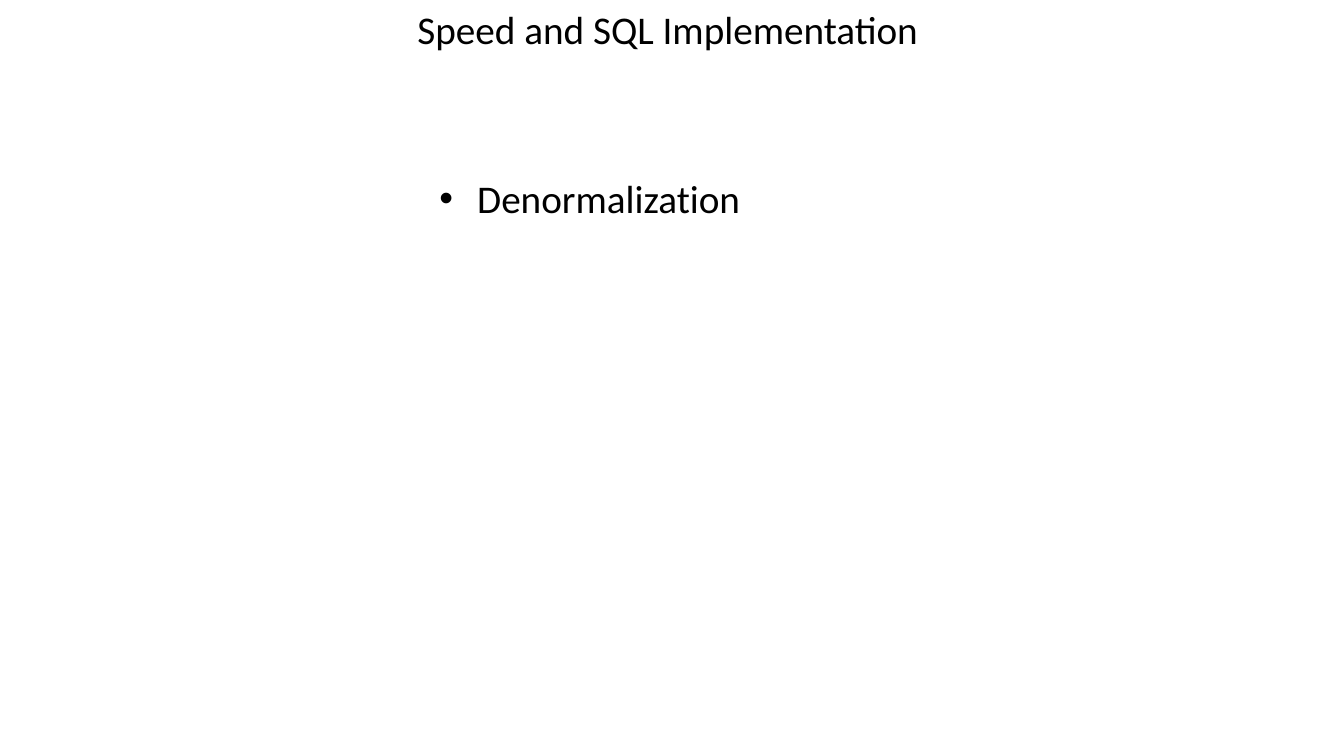
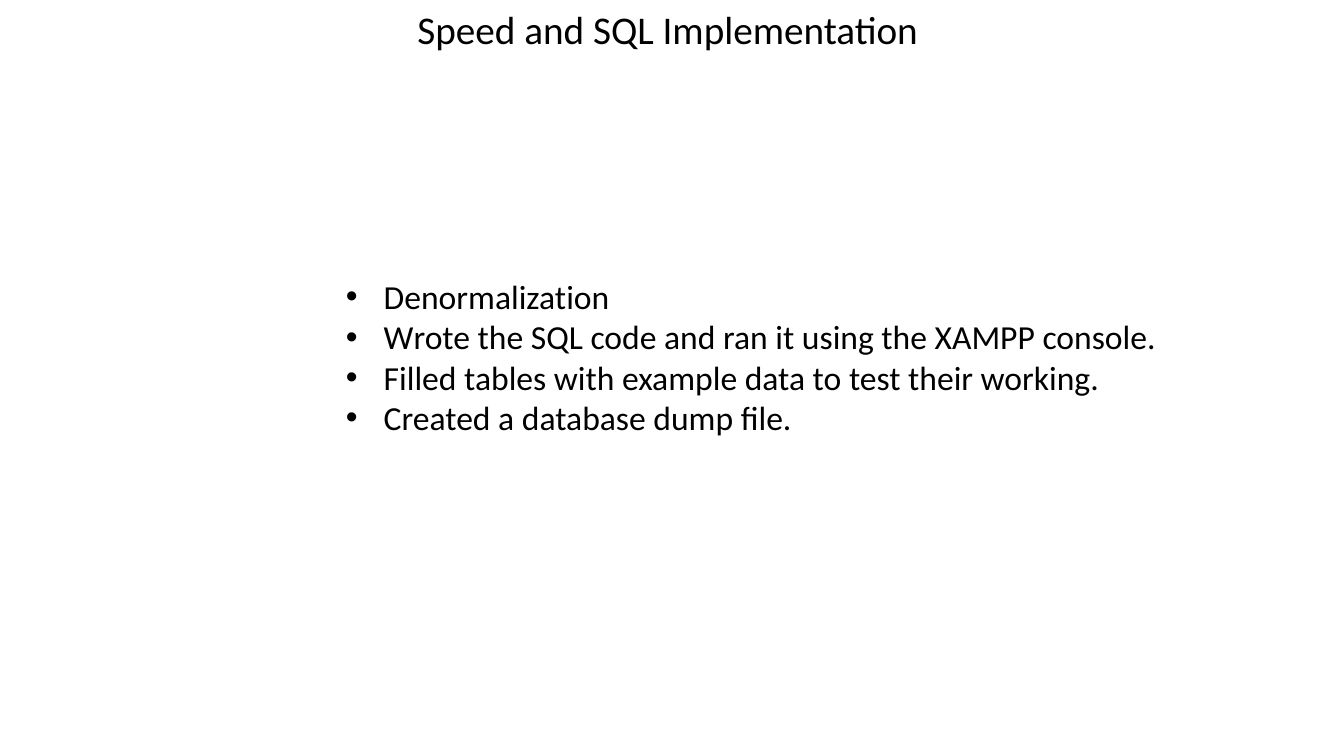
Before and after one commit to baczur-zsolt/serpa, a slide deck: slide 7 of Vizsgaremek.pptx. Drawn at 1344x756 pixels with LibreOffice and Linux fonts; fonts in the diff are those of the drawing; background and template pictures are left out. Boxes give left, top, right and bottom in pixels: in the first picture for what was removed or moved away, otherwise in the second. Text is boxed around its words. In the diff, an @@ line names an element or a change of style, - is before the commit and + after.

```diff
--- a/Vizsgaremek.pptx
+++ b/Vizsgaremek.pptx
@@ text removed at box(477, 185, 740, 214) @@
-• Denormalization
@@ text added at box(384, 285, 1156, 436), 24 pt, text #000000 @@
+• Denormalization
+• Wrote the SQL code and ran it using the XAMPP console.
+• Filled tables with example data to test their working.
+• Created a database dump file.
```
Also in this commit, not shown: 1 other slide changed.
